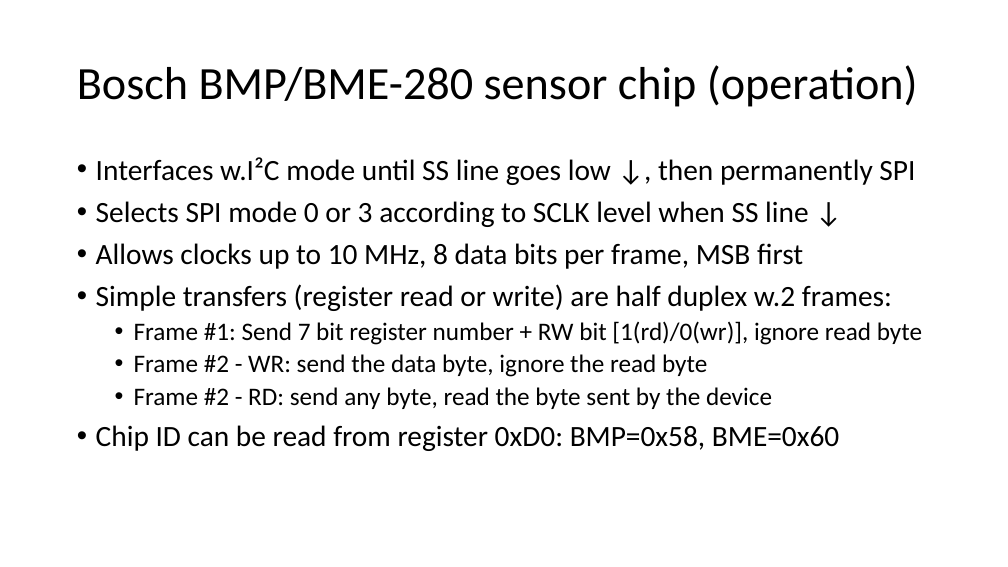
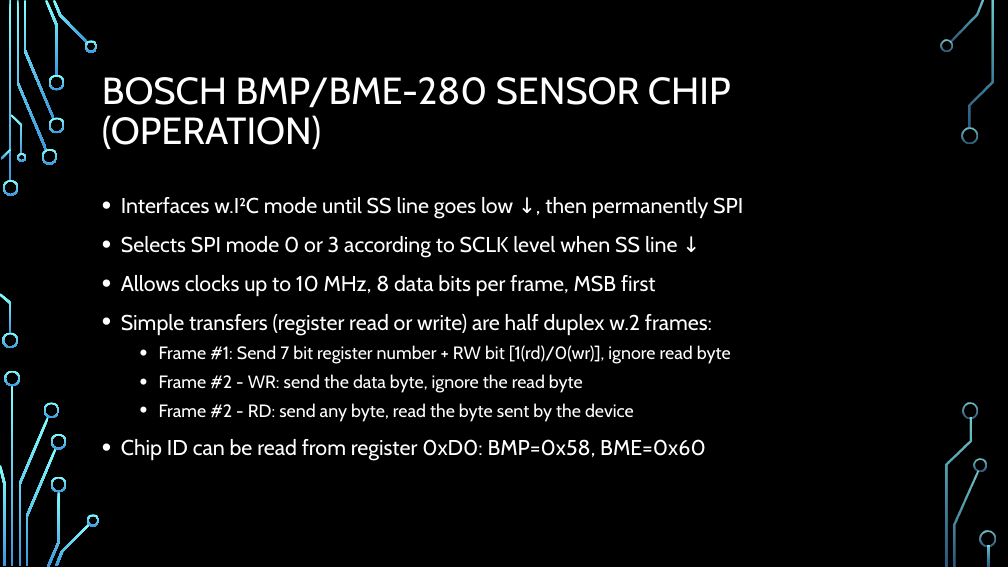
Before and after one commit to EmbeddedSystemClass/FinalProject5381, a slide deck: slide 32 of Final Project 5381.pptx. Drawn at 1008x567 pixels with LibreOffice and Linux fonts; fonts in the diff are those of the drawing; background and template pictures are left out. Boxes give left, top, right and bottom in pixels: in the first picture for what was removed or moved away, otherwise in the second. Text is boxed around its words. In the diff, an @@ line names an element or a change of style, - is before the commit and + after.

```diff
--- a/Final Project 5381.pptx
+++ b/Final Project 5381.pptx
@@ background #FFFFFF to picture (left out) @@
@@ title at <box>102,77,731,149</box>: text changed; size 44 to 36 pt; font Calibri to Cabin; text colour #000000 to #FFFFFF @@
-Bosch BMP/BME-280 sensor chip (operation)
+BOSCH BMP/BME-280 SENSOR CHIP (OPERATION)
@@ text "Interfaces w.I²C mode until SS ...": place and size @@
-text "Interfaces w.I²C mode until SS ..." at <box>96,157,922,451</box>
+text "Interfaces w.I²C mode until SS ..." at <box>121,197,743,461</box>
@@ text "Interfaces w.I²C mode until SS ..." at <box>121,197,743,461</box>: size 28 to 20.4 pt in "Interfaces w.I²C mode until SS line goes ...", "Selects SPI mode 0 or 3 according ...", "Allows clocks up to 10 MHz, 8 ...", "Simple transfers (register read or write) are ..." and 1 more places; font Calibri to Cabin, text colour #000000 to #FFFFFF; size 24 to 17 pt in "Frame #1: Send 7 bit register number ...", "Frame #2 - WR: send the data ...", "Frame #2 - RD: send any byte, ..."; line spacing 0.9 to 1.1 @@
@@ group added at <box>0,0,996,567</box>: 33 freeform shapes, 3 rectangles @@
```
Also in this commit, not shown: 42 other slides changed.
